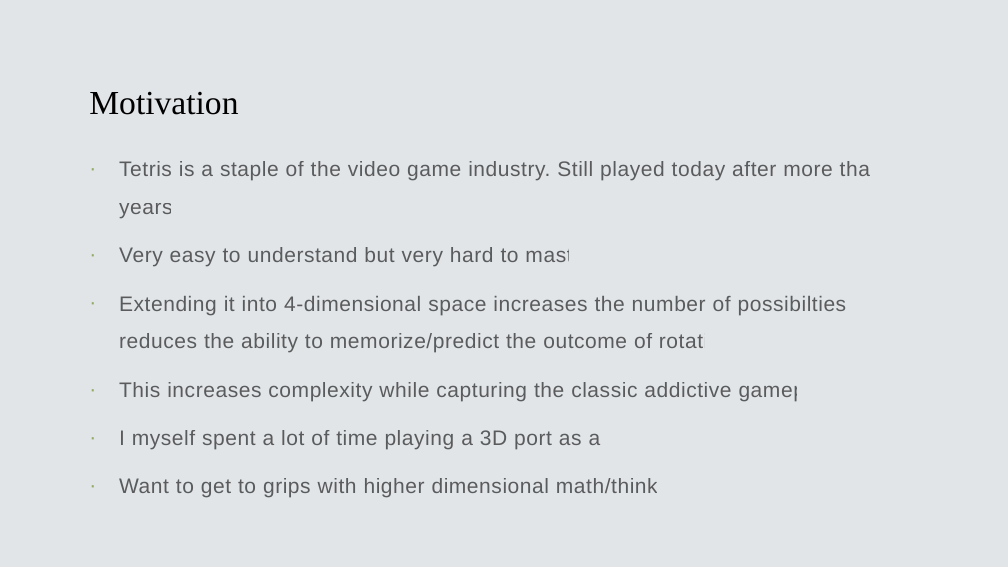
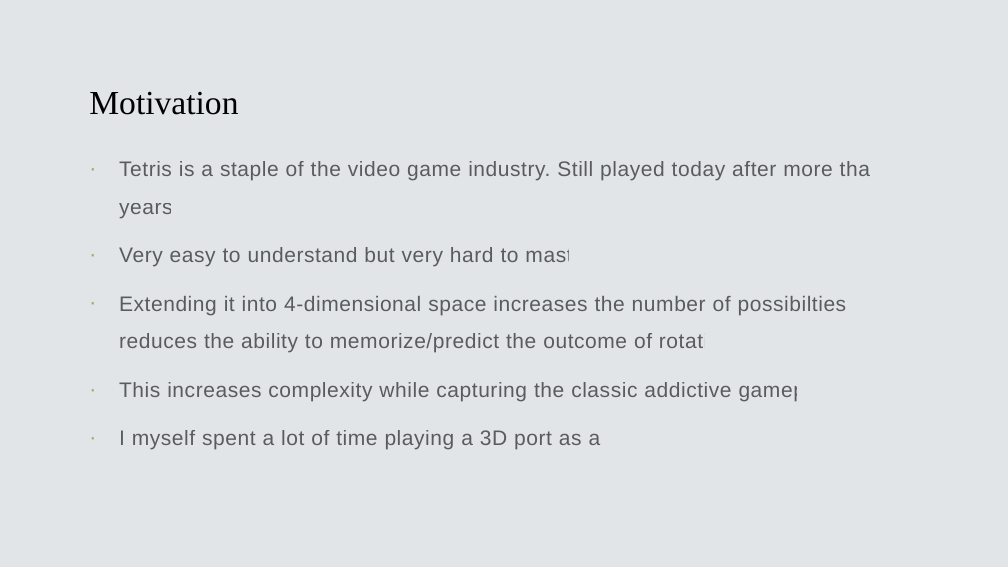
Before and after one commit to chulfert/Final-Project, a slide deck: slide 3 of Discover/Final Project Pitch 1.pptx. Drawn at 1008x567 pixels with LibreOffice and Linux fonts; fonts in the diff are those of the drawing. Boxes give left, top, right and bottom in pixels: in the first picture for what was removed or moved away, otherwise in the second. Text is boxed around its words. In the diff, an @@ line names an element or a change of style, - is before the commit and + after.

```diff
--- a/Discover/Final Project Pitch 1.pptx
+++ b/Discover/Final Project Pitch 1.pptx
@@ text at bbox=[119, 478, 687, 498]: paragraph removed @@
-· Want to get to grips with higher dimensional math/thinking
```
Also in this commit, not shown: 2 other slides changed, 14 other files.
